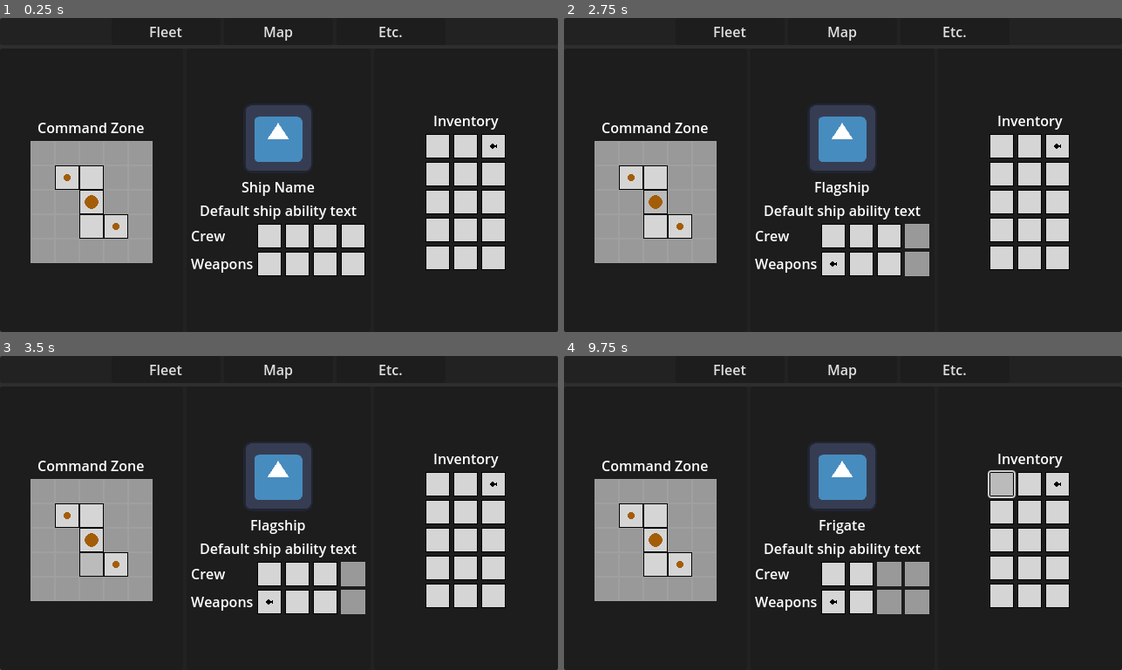
Above: before the commit, frames 1-4 (two rows, left to right).
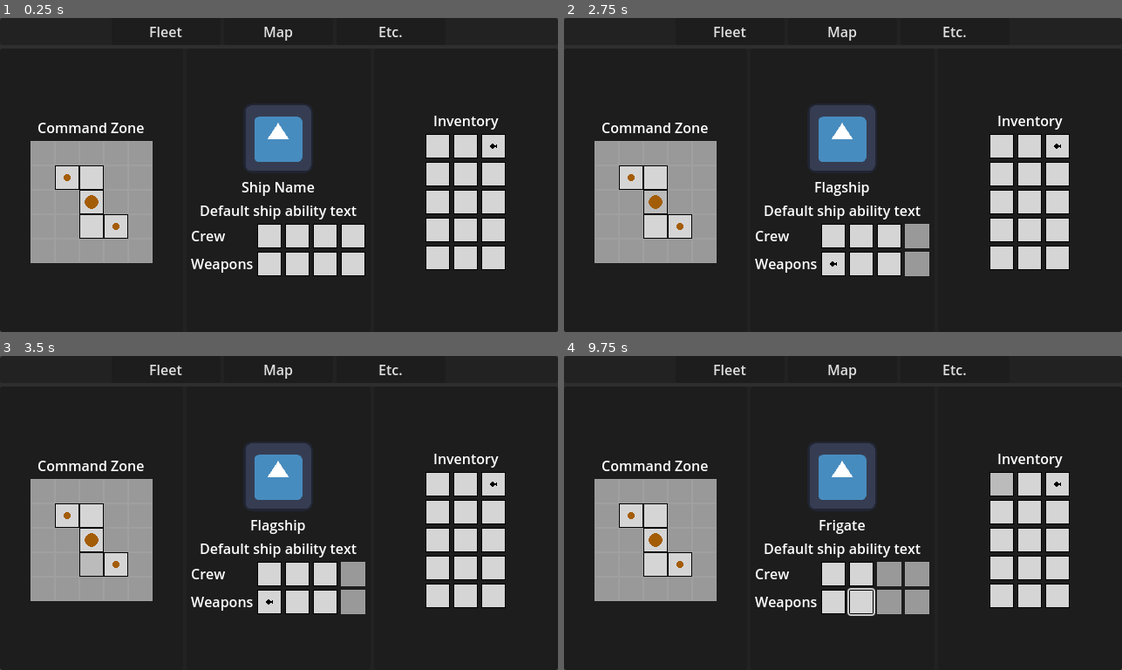
Above: after the commit, the same moments.

Repository: TDQ2/project-armada
Game: Godot game, scene res://scenes/ui/gameplay_ui.tscn
Same seed, same stepped clock (60 frames per second), same inputs: the game is played once before the commit and once after it. This scene is started directly instead of the project's main scene. The engine's default icon, where the game draws it, is replaced by a stand-in: a white triangle on a blue panel in a dark square.
Inputs (mouse positions are in pixels of both pictures, inside the frame that each line leads up to):
- Up to frame 1 (0.25 s): no input
- Up to frame 2 (2.75 s): click (630, 178) at 0.5 s; click (653, 178) at 1.25 s; click (653, 203) at 2 s
- Up to frame 3 (3.5 s): click (89, 563) at 2.75 s
- Up to frame 4 (9.75 s): click (681, 563) at 3.5 s; click "Fleet" at 4.25 s; click "Map" at 5 s; click "Etc." at 5.75 s; click (831, 572) at 6.5 s; click (859, 572) at 7.25 s; click (831, 600) at 8 s; click (859, 600) at 8.75 s; click (999, 484) at 9.5 s

Frames 1-3 are identical in both runs. In frame 4, 0.2% of the frame differs, in the area x 47-81%, y 36-83%.

Commit message:
events refactored and drag and drop

Diff:
--- a/project.godot
+++ b/project.godot
@@ -17,10 +17,11 @@
 
 [autoload]
 
+State="*res://scripts/globals/State.gd"
 Data="*res://scripts/globals/Data.gd"
 Utils="*res://scripts/globals/Utils.gd"
-Run="*res://scripts/globals/Run.gd"
-EventHandler="*res://scripts/globals/EventHandler.gd"
+Commands="*res://scripts/globals/Commands.gd"
+Events="*res://scripts/globals/Events.gd"
 
 [display]
 
--- a/scenes/ui/fleet_management/command_zone_grid_button.tscn
+++ b/scenes/ui/fleet_management/command_zone_grid_button.tscn
@@ -1,9 +1,10 @@
-[gd_scene load_steps=5 format=3 uid="uid://dm5ini5cunq8g"]
+[gd_scene load_steps=6 format=3 uid="uid://dm5ini5cunq8g"]
 
 [ext_resource type="StyleBox" uid="uid://dvjby3q356kg6" path="res://scenes/ui/fleet_management/themes/basic_button_normal.tres" id="1_ghdc4"]
 [ext_resource type="StyleBox" uid="uid://dh4atnxlkt3ex" path="res://scenes/ui/fleet_management/themes/basic_button_pressed.tres" id="2_ra72d"]
 [ext_resource type="StyleBox" uid="uid://d20p6gkl8hrh1" path="res://scenes/ui/fleet_management/themes/basic_button_hover.tres" id="3_mo0xs"]
 [ext_resource type="StyleBox" uid="uid://dmgva3ah8vdrr" path="res://scenes/ui/fleet_management/themes/basic_button_disabled.tres" id="4_le5kj"]
+[ext_resource type="Script" uid="uid://cjjreky8wbhr5" path="res://scripts/ui/command_zone_grid_button.gd" id="5_ra72d"]
 
 [node name="CommandZoneGridButton" type="Button"]
 custom_minimum_size = Vector2(28, 28)
@@ -24,3 +25,4 @@
 theme_override_styles/hover = ExtResource("3_mo0xs")
 theme_override_styles/disabled = ExtResource("4_le5kj")
 icon_alignment = 1
+script = ExtResource("5_ra72d")
--- /dev/null
+++ b/scenes/ui/fleet_management/inventory_grid_button.gd
@@ -0,0 +1,42 @@
+extends Button
+class_name InventoryButton
+
+var idx: int
+
+func _ready() -> void:
+	idx = get_index()
+
+func _get_drag_data(_at_position: Vector2) -> Variant:
+	var inventory_cell := State.run_state.inventory.get_item(idx)
+
+	if !inventory_cell:
+		print("cannot drag")
+		return null
+
+	modulate.a = 0.3
+
+	var preview_texture_rect := TextureRect.new()
+	preview_texture_rect.texture = inventory_cell.ui_icon
+	preview_texture_rect.stretch_mode = TextureRect.STRETCH_KEEP
+	preview_texture_rect.custom_minimum_size = Vector2(30, 30)
+	set_drag_preview(preview_texture_rect)
+	var dataType := Data.ItemType.CREW if inventory_cell is CrewData else Data.ItemType.WEAPON
+
+	var draggable_data = {"type": dataType, "idx": idx}
+
+	return draggable_data
+
+func _can_drop_data(_at_position: Vector2, data: Variant) -> bool:
+	if data["type"] == Data.ItemType.SHIP:
+		print("cannot drop ship")
+		return false
+
+	print("valid drop")
+	return true
+
+func _drop_data(_at_position: Vector2, data: Variant) -> void:
+	Commands.swap_inventory_cells(idx, data["idx"])
+
+func _notification(what: int) -> void:
+	if what == NOTIFICATION_DRAG_END:
+		modulate.a = 1
--- a/scenes/ui/fleet_management/inventory_grid_button.tscn
+++ b/scenes/ui/fleet_management/inventory_grid_button.tscn
@@ -1,9 +1,10 @@
-[gd_scene load_steps=5 format=3 uid="uid://bdvlvcsh1j3pg"]
+[gd_scene load_steps=6 format=3 uid="uid://bdvlvcsh1j3pg"]
 
 [ext_resource type="StyleBox" uid="uid://dvjby3q356kg6" path="res://scenes/ui/fleet_management/themes/basic_button_normal.tres" id="1_c38pt"]
 [ext_resource type="StyleBox" uid="uid://dh4atnxlkt3ex" path="res://scenes/ui/fleet_management/themes/basic_button_pressed.tres" id="2_gckd5"]
 [ext_resource type="StyleBox" uid="uid://d20p6gkl8hrh1" path="res://scenes/ui/fleet_management/themes/basic_button_hover.tres" id="3_dr0la"]
 [ext_resource type="StyleBox" uid="uid://dmgva3ah8vdrr" path="res://scenes/ui/fleet_management/themes/basic_button_disabled.tres" id="4_2l4f5"]
+[ext_resource type="Script" uid="uid://bt78weoy7s5dj" path="res://scenes/ui/fleet_management/inventory_grid_button.gd" id="5_gckd5"]
 
 [node name="InventoryGridButton" type="Button"]
 custom_minimum_size = Vector2(28, 28)
@@ -18,8 +19,10 @@
 offset_bottom = 14.0
 grow_horizontal = 2
 grow_vertical = 2
+focus_mode = 0
 theme_override_styles/normal = ExtResource("1_c38pt")
 theme_override_styles/pressed = ExtResource("2_gckd5")
 theme_override_styles/hover = ExtResource("3_dr0la")
 theme_override_styles/disabled = ExtResource("4_2l4f5")
 icon_alignment = 1
+script = ExtResource("5_gckd5")
--- /dev/null
+++ b/scenes/ui/fleet_management/weapon_button.gd
@@ -0,0 +1,21 @@
+extends Button
+
+func _can_drop_data(_at_position: Vector2, data: Variant) -> bool:
+	if data["type"] != Data.ItemType.WEAPON:
+		print("cannot drop non-weapon")
+		return false
+
+	var curr_selected_cell := State.run_state.command_zone.get_cell(State.run_state.selected_cz_coords.x, State.run_state.selected_cz_coords.y)
+	print(State.run_state.selected_cz_coords)
+	print(curr_selected_cell.ship)
+	if get_index() >= curr_selected_cell.ship.weapon_slots.size():
+		return false
+
+	if curr_selected_cell.ship.weapon_slots[get_index()]:
+		return false
+
+	print("valid drop")
+	return true
+
+func _drop_data(_at_position: Vector2, data: Variant) -> void:
+	Commands.add_weapon_to_ship(data["idx"], get_index())
--- a/scenes/ui/fleet_management/weapon_button.tscn
+++ b/scenes/ui/fleet_management/weapon_button.tscn
@@ -1,9 +1,10 @@
-[gd_scene load_steps=5 format=3 uid="uid://en0estbiy4fn"]
+[gd_scene load_steps=6 format=3 uid="uid://en0estbiy4fn"]
 
 [ext_resource type="StyleBox" uid="uid://dvjby3q356kg6" path="res://scenes/ui/fleet_management/themes/basic_button_normal.tres" id="1_vl3k1"]
 [ext_resource type="StyleBox" uid="uid://dh4atnxlkt3ex" path="res://scenes/ui/fleet_management/themes/basic_button_pressed.tres" id="2_uca28"]
 [ext_resource type="StyleBox" uid="uid://d20p6gkl8hrh1" path="res://scenes/ui/fleet_management/themes/basic_button_hover.tres" id="3_jh78s"]
 [ext_resource type="StyleBox" uid="uid://dmgva3ah8vdrr" path="res://scenes/ui/fleet_management/themes/basic_button_disabled.tres" id="4_af3dl"]
+[ext_resource type="Script" uid="uid://buiv0t2nb5om0" path="res://scenes/ui/fleet_management/weapon_button.gd" id="5_uca28"]
 
 [node name="WeaponButton" type="Button"]
 custom_minimum_size = Vector2(28, 28)
@@ -23,3 +24,4 @@
 theme_override_styles/hover = ExtResource("3_jh78s")
 theme_override_styles/disabled = ExtResource("4_af3dl")
 icon_alignment = 1
+script = ExtResource("5_uca28")
--- a/scripts/components/movement_component.gd
+++ b/scripts/components/movement_component.gd
@@ -13,8 +13,8 @@
 @onready var this_ship: Node2D = get_parent()
 
 #state management
-enum State {PATROL, PURSUE, RETURN, IDLE}
-var state: State
+enum MoveState {PATROL, PURSUE, RETURN, IDLE}
+var moveState: MoveState
 
 #direction and targets
 var direction := Vector2.RIGHT
@@ -32,11 +32,11 @@
 	detection_component.detection_area_exited.connect(_being_disengage)
 
 func _physics_process(delta: float) -> void:
-	match state:
-		State.PATROL: _patrol(delta)
-		State.PURSUE: _pursue(delta)
-		State.RETURN: _return(delta)
-		State.IDLE: _idle(delta)
+	match moveState:
+		MoveState.PATROL: _patrol(delta)
+		MoveState.PURSUE: _pursue(delta)
+		MoveState.RETURN: _return(delta)
+		MoveState.IDLE: _idle(delta)
 	get_parent().rotation = direction.angle()
 
 # State functions
@@ -67,17 +67,17 @@
 
 func _start_idle() -> void:
 	$IdleTimer.start(idle_time)
-	state = State.IDLE
+	moveState = MoveState.IDLE
 
 # State transitions
 func _being_pursue(area: Area2D) -> void:
 	pursue_target = area
-	state = State.PURSUE
+	moveState = MoveState.PURSUE
 
 func _being_disengage(_area: Area2D) -> void:
 	pursue_target = null
-	state = State.RETURN
+	moveState = MoveState.RETURN
 
 func _on_idle_timer_timeout() -> void:
-	if state == State.IDLE:
-		state = State.PATROL
+	if moveState == MoveState.IDLE:
+		moveState = MoveState.PATROL
--- /dev/null
+++ b/scripts/globals/Commands.gd
@@ -0,0 +1,55 @@
+extends Node
+
+# This class handle user inputs like an API
+# Updates Run state
+# Tells the Events to emit presentation related signals only after state is updated
+
+@onready var command_zone: CommandZone = State.run_state.command_zone
+@onready var inventory: Inventory = State.run_state.inventory
+
+# Read Commands
+func select_cell(row: int, col: int) -> void:
+	var command_zone_cell := command_zone.get_cell(row, col)
+	if !command_zone_cell.ship:
+		return
+	State.run_state.selected_cz_coords = Vector2i(row, col)
+	if command_zone_cell.ship:
+		Events.cz_cell_selected.emit(command_zone_cell.ship)
+
+# Write Commands
+func enable_cz_cell(row: int, col: int) -> void:
+	command_zone.enable_cell(row, col)
+	Events.emit_command_zone_changed(command_zone)
+
+func add_ship_to_cz(row: int, col: int, ship: ShipData) -> void:
+	# TODO: add validations
+	command_zone.set_cell_ship_data(row, col, ship)
+	Events.emit_command_zone_changed(command_zone)
+
+func swap_cz_cells(row1: int, col1: int, row2: int, col2: int) ->void:
+	var cell1 = command_zone.get_cell(row1, col1)
+	var cell2 = command_zone.get_cell(row2, col2)
+	command_zone.set_cell(row1, col1, cell2)
+	command_zone.set_cell(row2, col2, cell1)
+	Events.emit_command_zone_changed(command_zone)
+
+func add_weapon_to_ship(inv_idx: int, weapon_slot_idx: int) -> void:
+	var weapon_data := inventory.get_item(inv_idx)
+	inventory.set_item(inv_idx, null)
+	var selected_cz_cell = command_zone.get_cell(State.run_state.selected_cz_coords.x, State.run_state.selected_cz_coords.y)
+	assert(selected_cz_cell.ship, "Attempt to add a weapon to a null ship instance")
+	selected_cz_cell.ship.weapon_slots[weapon_slot_idx] = weapon_data
+	Events.emit_inventory_changed(inventory)
+	Events.emit_cz_cell_selected(selected_cz_cell.ship)
+
+
+func add_item_to_inventory(idx: int, item_data: ItemData) -> void:
+	inventory.set_item(idx, item_data)
+	Events.emit_inventory_changed(inventory)
+
+func swap_inventory_cells(idx1: int, idx2: int) -> void:
+	var item1 = inventory.get_item(idx1)
+	var item2 = inventory.get_item(idx2)
+	inventory.set_item(idx1, item2)
+	inventory.set_item(idx2, item1)
+	Events.emit_inventory_changed(inventory)
--- a/scripts/globals/Data.gd
+++ b/scripts/globals/Data.gd
@@ -4,8 +4,7 @@
 enum ShipType {UNDEFINED, FLAGSHIP1, FRIGATE}
 enum CrewType {UNDEFINED, CAPTAIN}
 enum WeaponType {UNDEFINED, CANNON}
-
-
+enum ItemType {SHIP, CREW, WEAPON}
 
 func create_ship(ship_type: ShipType) -> ShipData:
 	match ship_type:
--- a/scripts/globals/EventHandler.gd
+++ /dev/null
@@ -1,15 +0,0 @@
-extends Node
-
-# This class handle user inputs like an API
-# Updates Run state
-# Tells the Notifier to emit presentation related signals
-
-signal select_cell(row: int, col: int)
-
-func _ready() -> void:
-	pass
-
-#func _handle_select_cell(row: int, col: int) -> void:
-	#var command_zone_cell := Run.command_zone.get_cell(row, col)
-	#if command_zone_cell.ship:
-		#cell_selected.emit(command_zone_cell.ship)
--- /dev/null
+++ b/scripts/globals/Events.gd
@@ -0,0 +1,16 @@
+extends Node
+
+# This class notifies when events have occurred that should update the presentation layer components
+
+signal cz_cell_selected(ship: ShipData)
+signal command_zone_changed(command_zone: CommandZone)
+signal inventory_changed(inventory: Inventory)
+
+func emit_cz_cell_selected(ship: ShipData) -> void:
+	cz_cell_selected.emit(ship)
+
+func emit_command_zone_changed(command_zone: CommandZone) -> void:
+	command_zone_changed.emit(command_zone)
+
+func emit_inventory_changed(inventory: Inventory) -> void:
+	inventory_changed.emit(inventory)
--- a/scripts/globals/Notifier.gd
+++ /dev/null
@@ -1,3 +0,0 @@
-extends Node
-
-# This class notifies when events have occurred that should update the presentation layer
--- a/scripts/globals/Run.gd
+++ /dev/null
@@ -1,4 +0,0 @@
-extends Node
-
-var command_zone: CommandZone = CommandZone.new()
-var inventory: Inventory = Inventory.new()
--- /dev/null
+++ b/scripts/globals/State.gd
@@ -0,0 +1,8 @@
+extends Node
+
+var run_state: RunState
+
+func _ready() -> void:
+	run_state = RunState.new()
+	run_state.command_zone = CommandZone.new()
+	run_state.inventory = Inventory.new()
--- a/scripts/resources/command_zone.gd
+++ b/scripts/resources/command_zone.gd
@@ -1,10 +1,7 @@
 extends Resource
 class_name CommandZone
 
-signal command_zone_changed
-signal cell_selected(ship_data: ShipData)
-
-var grid: Array[Array] # of CommandZoneCell
+@export var grid: Array[Array] # of CommandZoneCell
 var num_rows := 5
 var num_cols := 5
 
@@ -20,28 +17,18 @@
 func get_cell(row: int, col: int) -> CommandZoneCell:
 	return grid[row][col] as CommandZoneCell
 
-func _set_cell(row: int, col: int, cell_data: CommandZoneCell) -> void:
+func set_cell(row: int, col: int, cell_data: CommandZoneCell) -> void:
 	grid[row][col] = cell_data
-	command_zone_changed.emit()
 
 func set_cell_ship_data(row: int, col: int, ship_data: ShipData) -> void:
 	var cell = grid[row][col] as CommandZoneCell
 	cell.disabled = false
 	cell.ship = ship_data
-	command_zone_changed.emit()
 
 func enable_cell(row: int, col: int) -> void:
 	var cell = grid[row][col] as CommandZoneCell
 	cell.disabled = false
-	command_zone_changed.emit()
 
 func disable_cell(row: int, col: int) -> void:
 	var cell = grid[row][col] as CommandZoneCell
 	cell.disabled = true
-	command_zone_changed.emit()
-
-func select_cell(row: int, col: int) -> void:
-	selected_cell_pos = Vector2i(row, col)
-	var command_zone_cell := get_cell(row, col)
-	if command_zone_cell.ship:
-		cell_selected.emit(command_zone_cell.ship)
--- a/scripts/resources/command_zone_cell.gd
+++ b/scripts/resources/command_zone_cell.gd
@@ -1,5 +1,5 @@
 extends Resource
 class_name CommandZoneCell
 
-var disabled := true
-var ship: ShipData = null
+@export var disabled := true
+@export var ship: ShipData = null
--- a/scripts/resources/crew_data.gd
+++ b/scripts/resources/crew_data.gd
@@ -1,7 +1,7 @@
 extends ItemData
 class_name CrewData
 
-var crew_type: Data.CrewType
+@export var crew_type: Data.CrewType
 
 func _init(name_: String, ui_icon_: Texture2D, crew_type_: Data.CrewType) -> void:
 	name = name_
--- a/scripts/resources/inventory.gd
+++ b/scripts/resources/inventory.gd
@@ -1,9 +1,7 @@
 extends Resource
 class_name Inventory
 
-signal inventory_grid_changed
-
-var items: Array[ItemData]
+@export var items: Array[ItemData]
 
 func _init() -> void:
 	items.resize(15)
@@ -13,4 +11,3 @@
 
 func set_item(idx: int, item_data: ItemData) -> void:
 	items[idx] = item_data
-	inventory_grid_changed.emit()
--- a/scripts/resources/item_data.gd
+++ b/scripts/resources/item_data.gd
@@ -1,5 +1,5 @@
 extends Resource
 class_name ItemData
 
-var name: String
-var ui_icon: Texture2D
+@export var name: String
+@export var ui_icon: Texture2D
--- /dev/null
+++ b/scripts/resources/run_state.gd
@@ -0,0 +1,8 @@
+extends Resource
+class_name RunState
+
+@export var command_zone: CommandZone
+@export var inventory: Inventory
+
+# TODO: this should be default set to the flagship at some point
+@export_storage var selected_cz_coords: Vector2i
--- a/scripts/resources/ship_data.gd
+++ b/scripts/resources/ship_data.gd
@@ -1,12 +1,12 @@
 extends Resource
 class_name ShipData
 
-var ship_type: Data.ShipType
-var name: String
-var is_flagship := false
-var crew_slots: Array[CrewData]
-var weapon_slots: Array[WeaponData]
-var ui_icon: Texture2D
+@export var ship_type: Data.ShipType
+@export var name: String
+@export var is_flagship := false
+@export var crew_slots: Array[CrewData]
+@export var weapon_slots: Array[WeaponData]
+@export var ui_icon: Texture2D
 
 func _init(
 	ship_type_: Data.ShipType,
--- a/scripts/resources/weapon_data.gd
+++ b/scripts/resources/weapon_data.gd
@@ -1,7 +1,7 @@
 extends ItemData
 class_name WeaponData
 
-var weapon_type: Data.WeaponType
+@export var weapon_type: Data.WeaponType
 
 func _init(weapon_type_: Data.WeaponType, name_: String, ui_icon_: Texture2D) -> void:
 	weapon_type = weapon_type_
--- /dev/null
+++ b/scripts/ui/command_zone_grid_button.gd
@@ -0,0 +1,50 @@
+extends Button
+class_name CommandZoneButton
+
+var coords: Vector2i
+
+func _get_drag_data(_at_position: Vector2) -> Variant:
+	var command_zone_cell := State.run_state.command_zone.get_cell(coords.x, coords.y)
+
+	if command_zone_cell.disabled or !command_zone_cell.ship or command_zone_cell.ship.is_flagship:
+		print("cannot drag")
+		return null
+
+	modulate.a = 0.3
+
+	var cell_disabled := command_zone_cell.disabled
+	print("getting drag data. Cell at " + str(coords) + " is disabled=" + str(cell_disabled))
+	var preview_texture_rect := TextureRect.new()
+	preview_texture_rect.texture = command_zone_cell.ship.ui_icon
+	preview_texture_rect.stretch_mode = TextureRect.STRETCH_KEEP
+	preview_texture_rect.custom_minimum_size = Vector2(30, 30)
+	set_drag_preview(preview_texture_rect)
+
+	var draggable_data = {"type": Data.ItemType.SHIP, "coords": coords}
+
+	return draggable_data
+
+func _can_drop_data(_at_position: Vector2, data: Variant) -> bool:
+	var command_zone_cell := State.run_state.command_zone.get_cell(coords.x, coords.y)
+
+	if command_zone_cell.disabled:
+		return false
+
+	if data["type"] != Data.ItemType.SHIP:
+		return false
+
+	if coords == data["coords"]:
+		return false
+
+	if command_zone_cell.ship and command_zone_cell.ship.is_flagship:
+		return false
+
+	print("valid drop")
+	return true
+
+func _drop_data(_at_position: Vector2, data: Variant) -> void:
+	Commands.swap_cz_cells(coords.x, coords.y, data["coords"].x, data["coords"].y)
+
+func _notification(what: int) -> void:
+	if what == NOTIFICATION_DRAG_END:
+		modulate.a = 1
--- a/scripts/ui/command_zone_grid_ui.gd
+++ b/scripts/ui/command_zone_grid_ui.gd
@@ -1,23 +1,21 @@
 extends GridContainer
 
-#This grid container is a frontend representation of the command zone stored in Run
-@onready var command_zone := Run.command_zone
+func _ready() -> void:
+	Events.command_zone_changed.connect(_refresh_grid)
+	for child in get_children():
+		var button := child as CommandZoneButton
+		button.pressed.connect(_on_cell_pressed.bind(button))
+		button.coords = _get_button_coords(button)
 
-func _ready() -> void:
-	_refresh_grid()
-	command_zone.command_zone_changed.connect(_refresh_grid)
-	for child in get_children():
-		var button := child as Button
-		button.pressed.connect(_on_cell_pressed.bind(button))
+	# This is dev data for testing
+	Commands.add_ship_to_cz(2, 2, Data.create_ship(Data.ShipType.FLAGSHIP1))
+	Commands.add_ship_to_cz(1, 1, Data.create_ship(Data.ShipType.FRIGATE))
+	Commands.add_ship_to_cz(3, 3, Data.create_ship(Data.ShipType.FRIGATE))
+	Commands.enable_cz_cell(1, 2)
+	Commands.enable_cz_cell(3, 2)
 
-	# Add some placeholder ships and enablements
-	command_zone.set_cell_ship_data(2, 2, Data.create_ship(Data.ShipType.FLAGSHIP1))
-	command_zone.set_cell_ship_data(1, 1, Data.create_ship(Data.ShipType.FRIGATE))
-	command_zone.set_cell_ship_data(3, 3, Data.create_ship(Data.ShipType.FRIGATE))
-	command_zone.enable_cell(1, 2)
-	command_zone.enable_cell(3, 2)
-
-func _refresh_grid() -> void:
+func _refresh_grid(command_zone: CommandZone) -> void:
+	print("refresh cz grid")
 	for i in command_zone.grid.size():
 		for j in command_zone.grid[i].size():
 			var backend_cell := command_zone.get_cell(i, j) as CommandZoneCell
@@ -35,9 +33,13 @@
 		ui_cell.icon = null
 
 func _on_cell_pressed(button: Button) -> void:
+	var coords := _get_button_coords(button)
+	#command_zone.select_cell(coords.x, coords.y)
+	Commands.select_cell(coords.x, coords.y)
+
+func _get_button_coords(button: Button) -> Vector2i:
 	var idx := button.get_index()
-	var coords := _children_index_to_grid(idx)
-	command_zone.select_cell(coords.x, coords.y)
+	return _children_index_to_grid(idx)
 
 func _children_index_to_grid(idx: int) -> Vector2i:
 	@warning_ignore("integer_division")
--- a/scripts/ui/inventory_grid_ui.gd
+++ b/scripts/ui/inventory_grid_ui.gd
@@ -1,13 +1,12 @@
 extends GridContainer
 
-@onready var inventory := Run.inventory
+func _ready() -> void:
+	Events.inventory_changed.connect(_refresh_inventory)
 
-func _ready() -> void:
-	inventory.inventory_grid_changed.connect(_refresh_inventory)
-	inventory.set_item(2, Data.create_weapon(Data.WeaponType.CANNON))
+	# test data
+	Commands.add_item_to_inventory(2, Data.create_weapon(Data.WeaponType.CANNON))
 
-func _refresh_inventory() -> void:
-	print("inventory refreshed")
+func _refresh_inventory(inventory: Inventory) -> void:
 	for i in inventory.items.size():
 		var backend_item := inventory.get_item(i) as ItemData
 		var ui_item = get_child(i) as Button
--- a/scripts/ui/ship_details_panel.gd
+++ b/scripts/ui/ship_details_panel.gd
@@ -1,6 +1,5 @@
 extends PanelContainer
 
-@onready var command_zone = Run.command_zone
 var crew_buttons:Array[Button]
 var weapon_buttons:Array[Button]
 
@@ -9,7 +8,7 @@
 	weapon_buttons.assign($ShipDetailsContainer/GridContainer/WeaponButtons.get_children())
 
 	#signals
-	Run.command_zone.cell_selected.connect(_update_ship_details)
+	Events.cz_cell_selected.connect(_update_ship_details)
 
 
 func _update_ship_details(ship_data: ShipData) -> void:
@@ -20,3 +19,5 @@
 		weapon_buttons[i].disabled = i >= ship_data.weapon_slots.size()
 		if !weapon_buttons[i].disabled and ship_data.weapon_slots[i]:
 			weapon_buttons[i].icon = ship_data.weapon_slots[i].ui_icon
+		else:
+			weapon_buttons[i].icon = null
Not shown, added: scenes/ui/fleet_management/inventory_grid_button.gd.uid
Not shown, added: scenes/ui/fleet_management/weapon_button.gd.uid
Renamed: scripts/globals/EventHandler.gd.uid -> scripts/globals/Commands.gd.uid
Renamed: scripts/globals/Notifier.gd.uid -> scripts/globals/Events.gd.uid
Renamed: scripts/globals/Run.gd.uid -> scripts/globals/State.gd.uid
Not shown, added: scripts/resources/run_state.gd.uid
Not shown, added: scripts/ui/command_zone_grid_button.gd.uid
